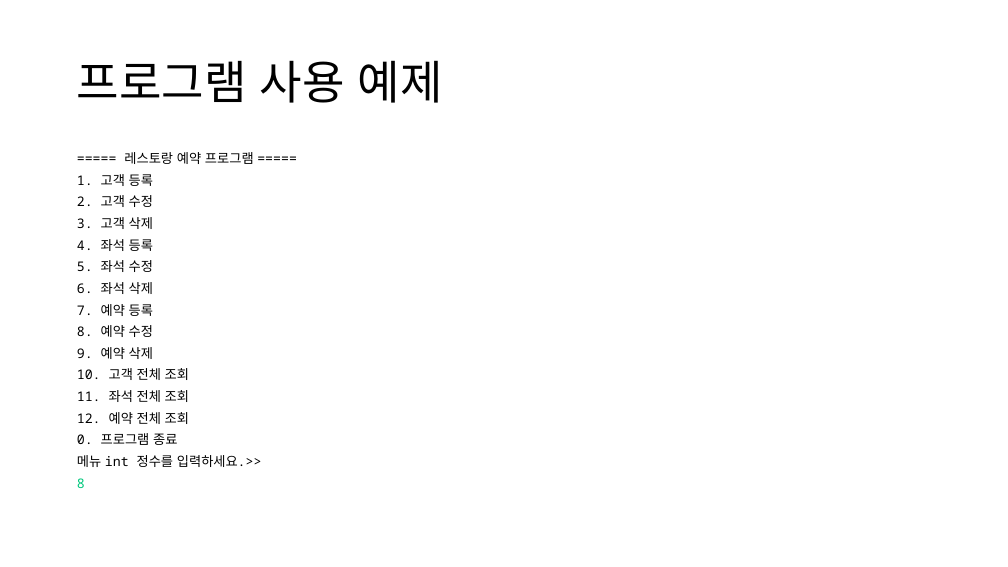
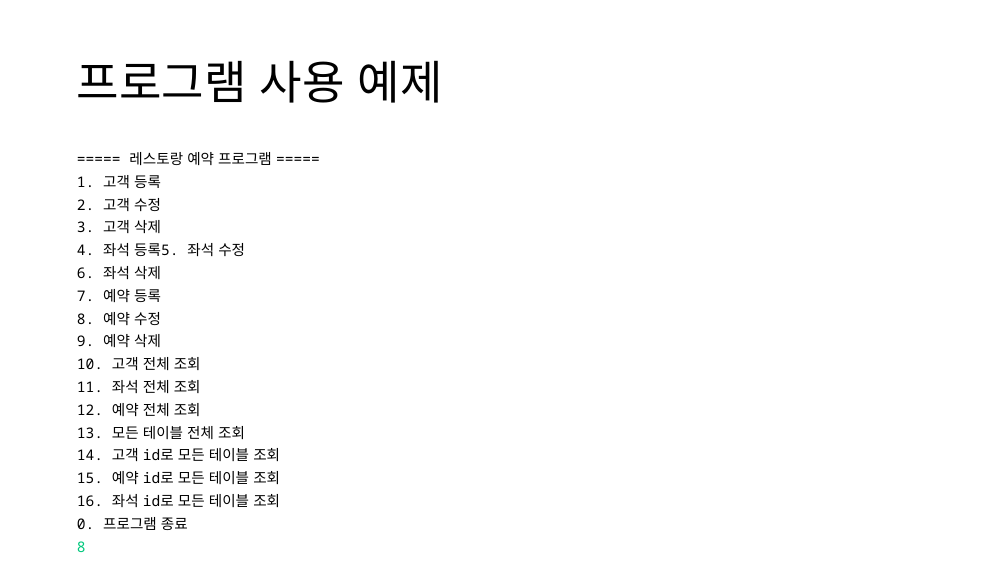
Before and after one commit to TaYaKi71751/gukbi, a slide deck: slide 25 of ppt/Oracle DB Project.pptx. Drawn at 1008x567 pixels with LibreOffice and Linux fonts; fonts in the diff are those of the drawing. Boxes give left, top, right and bottom in pixels: in the first picture for what was removed or moved away, otherwise in the second. Text is boxed around its words. In the diff, an @@ line names an element or a change of style, - is before the commit and + after.

```diff
--- a/ppt/Oracle DB Project.pptx
+++ b/ppt/Oracle DB Project.pptx
@@ text at bbox=[77, 152, 272, 552]: size 12.6 to 13.9 pt in "===== 레스토랑 예약 프로그램 =====", "1. 고객 등록", "2. 고객 수정", "3. 고객 삭제" and 9 more places @@
@@ text at bbox=[77, 243, 245, 256]: text changed; size 12.6 to 13.9 pt @@
-4. 좌석 등록
-5. 좌석 수정
+4. 좌석 등록5. 좌석 수정
@@ text at bbox=[77, 426, 280, 507]: paragraphs added @@
+13. 모든 테이블 전체 조회
+14. 고객 id로 모든 테이블 조회
+15. 예약 id로 모든 테이블 조회
+16. 좌석 id로 모든 테이블 조회
@@ text at bbox=[77, 455, 262, 467]: paragraph removed @@
-메뉴 int 정수를 입력하세요.>>
```
Also in this commit, not shown: 17 other slides changed, 8 slides added, 5 other files.
